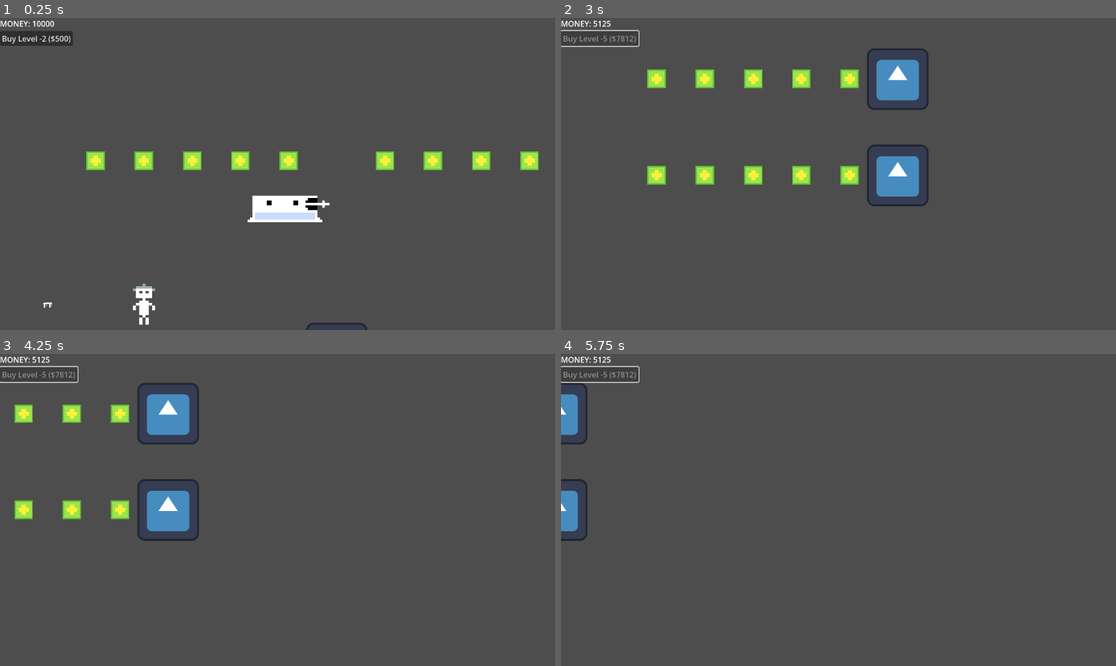
Above: before the commit, frames 1-4 (two rows, left to right).
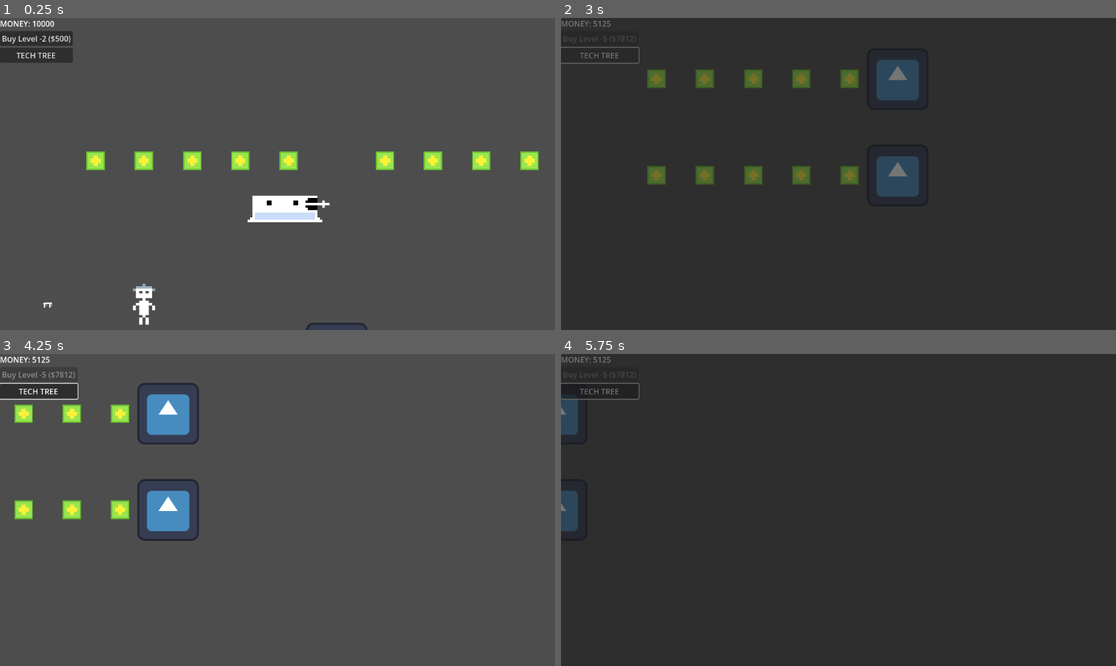
Above: after the commit, the same moments.

Repository: RomanPoschl/incremental-bunker-vs-zombies
Game: Godot game, scene res://game.tscn
Two runs of this game, one before a commit and one after it. Both use one fixed random seed, a clock stepped at 60 frames per second and the inputs below. The engine's default icon, where the game draws it, is replaced by a stand-in: a white triangle on a blue panel in a dark square.
Inputs (mouse positions are in pixels of both pictures, inside the frame that each line leads up to):
- Up to frame 1 (0.25 s): no input
- Up to frame 2 (3 s): click "Buy Level -2 ($500)" at 0.5 s; click "Buy Level -3 ($1250)" at 1.25 s; click "Buy Level -4 ($3125)" at 2 s; click (599, 55) at 2.75 s, where only the run after the commit has a clickable "TECH TREE"
- Up to frame 3 (4.25 s): tap Enter at 3.5 s; move the mouse to (399, 494) at 3.52 s; hold Right (ui_right) from 3.53 s (still down); click (399, 494) at 3.67 s
- Up to frame 4 (5.75 s): release Right (ui_right) at 4.25 s; drag from (727, 525) to (810, 572) at 4.27 s; tap Space at 5 s; move the mouse to (894, 441) at 5.02 s; hold Right (ui_right) from 5.03 s (still down); click (894, 441) at 5.17 s

The runs differ from the first frame. In frame 1, 0.6% of the frame differs, in the area x 0-14%, y 9-15%; in frame 2, 99%; in frame 3, 0.9%; in frame 4, 99%, in the area x 0-100%, y 0-100%.

Commit message:
TechTree

Diff:
--- a/Singletons/Events.gd
+++ b/Singletons/Events.gd
@@ -8,3 +8,5 @@
 signal level_purchased(new_camera_y_pos)
 
 signal upgrade_purchased(upgrade_id, new_value)
+
+signal tech_node_clicked(upgrade_id: String)
--- a/Singletons/player_resources.gd
+++ b/Singletons/player_resources.gd
@@ -121,3 +121,17 @@
         print("Purchased %s. New value: %s" % [data.name, data.current_value])
     else:
         print("Not enough money for %s" % data.name)
+
+func is_upgrade_available(upgrade_id: String) -> bool:
+    if not upgrade_data.has(upgrade_id): return false
+    var data = upgrade_data[upgrade_id]
+
+    if data.prerequisite == null:
+        return true
+
+    var parent_id = data.prerequisite.upgrade_id
+    if upgrade_data.has(parent_id):
+        var parent_data = upgrade_data[parent_id]
+        return parent_data.level > 1
+
+    return false
--- /dev/null
+++ b/UI/TechTreeNode.tscn
@@ -0,0 +1,26 @@
+[gd_scene load_steps=2 format=3 uid="uid://b0jup28jmpex7"]
+
+[ext_resource type="Script" uid="uid://dwmfdfebqldh8" path="res://UI/tech_tree_node.gd" id="1_ghupx"]
+
+[node name="TechTreeNode" type="Button"]
+custom_minimum_size = Vector2(64, 64)
+anchors_preset = 8
+anchor_left = 0.5
+anchor_top = 0.5
+anchor_right = 0.5
+anchor_bottom = 0.5
+offset_left = -32.0
+offset_top = -32.0
+offset_right = 32.0
+offset_bottom = 32.0
+grow_horizontal = 2
+grow_vertical = 2
+script = ExtResource("1_ghupx")
+
+[node name="TextureRect" type="TextureRect" parent="."]
+layout_mode = 1
+anchors_preset = 15
+anchor_right = 1.0
+anchor_bottom = 1.0
+grow_horizontal = 2
+grow_vertical = 2
--- /dev/null
+++ b/UI/TechUpgradePopup.tscn
@@ -0,0 +1,42 @@
+[gd_scene load_steps=2 format=3 uid="uid://b1en8rl10h7ag"]
+
+[ext_resource type="Script" uid="uid://ubx3c8jhnoxn" path="res://UI/tech_upgrade_popup.gd" id="1_h4ar0"]
+
+[node name="TechUpgradePopup" type="PanelContainer"]
+anchors_preset = 8
+anchor_left = 0.5
+anchor_top = 0.5
+anchor_right = 0.5
+anchor_bottom = 0.5
+offset_left = -10.0
+offset_top = -46.5
+offset_right = 10.0
+offset_bottom = 46.5
+grow_horizontal = 2
+grow_vertical = 2
+script = ExtResource("1_h4ar0")
+
+[node name="VBoxContainer" type="VBoxContainer" parent="."]
+layout_mode = 2
+
+[node name="TitleLabel" type="Label" parent="VBoxContainer"]
+layout_mode = 2
+
+[node name="IconRect" type="TextureRect" parent="VBoxContainer"]
+layout_mode = 2
+
+[node name="DescLabel" type="Label" parent="VBoxContainer"]
+layout_mode = 2
+
+[node name="CostLabel" type="Label" parent="VBoxContainer"]
+layout_mode = 2
+
+[node name="HBoxContainer" type="HBoxContainer" parent="VBoxContainer"]
+layout_mode = 2
+
+[node name="BuyButton" type="Button" parent="VBoxContainer/HBoxContainer"]
+layout_mode = 2
+
+[node name="CloseButton" type="Button" parent="VBoxContainer/HBoxContainer"]
+layout_mode = 2
+text = "Close"
--- a/UI/game_ui.gd
+++ b/UI/game_ui.gd
@@ -1,6 +1,8 @@
 extends CanvasLayer
 
 @onready var container = $VBoxContainer
+@onready var tech_tree = $TechTree
+
 var money_label: Label
 var ammo_labels: Dictionary = {}
 
@@ -17,7 +19,12 @@
 
     buy_level_button = Button.new()
     container.add_child(buy_level_button)
-    buy_level_button.pressed.connect(_on_buy_level_pressed)
+    buy_level_button.pressed.connect(func(): PlayerResources.purchase_new_level())
+
+    var btn = Button.new()
+    btn.text = "TECH TREE"
+    btn.pressed.connect(func(): tech_tree.visible = !tech_tree.visible)
+    container.add_child(btn)
 
     Events.request_build_menu.connect(_on_build_menu_requested)
 
@@ -42,9 +49,6 @@
 
         var label = ammo_labels[ammo_type]
         label.text = "%s: %s" % [ammo_type.display_name.capitalize(), amount]
-
-func _on_buy_level_pressed():
-    PlayerResources.purchase_new_level()
 
 func _on_build_menu_requested(plot_id):
     active_plot_id = plot_id
--- /dev/null
+++ b/UI/tech_tree.gd
@@ -0,0 +1,83 @@
+extends PanelContainer
+
+@export var node_scene: PackedScene
+@export var popup_scene: PackedScene
+
+@onready var graph_container = $ViewPort/GraphContainer # A Control node for spacing
+var popup_instance
+
+var is_panning: bool = false
+var current_zoom: float = 1.0
+const MIN_ZOOM: float = 0.5
+const MAX_ZOOM: float = 2.0
+
+func _ready():
+    mouse_filter = Control.MOUSE_FILTER_STOP
+
+    # Create the popup once
+    popup_instance = popup_scene.instantiate()
+    popup_instance.visible = false
+    add_child(popup_instance) # Add on top of tree
+
+    Events.upgrade_purchased.connect(func(_id, _val): queue_redraw())
+    Events.tech_node_clicked.connect(_on_node_clicked)
+
+    # Defer generation to ensure data is ready
+    call_deferred("_generate_tree")
+
+func _generate_tree():
+    # Clear old
+    for child in graph_container.get_children():
+        child.queue_free()
+
+    # Spawn Nodes
+    for id in PlayerResources.upgrade_data:
+        var data = PlayerResources.upgrade_data[id]
+        var node = node_scene.instantiate()
+
+        # Position (Arbitrary scale factor 150px)
+        node.position = data.grid_position * 150.0
+
+        graph_container.add_child(node)
+        node.setup(id)
+
+    graph_container.position = size / 2
+
+func _draw():
+    # (Optional) Draw lines between nodes here using grid_position logic
+    pass
+
+func _on_node_clicked(upgrade_id: String):
+    popup_instance.open(upgrade_id)
+
+func _gui_input(event):
+    # --- PANNING (Middle Mouse or Right Mouse) ---
+    if event is InputEventMouseButton:
+        if event.button_index == MOUSE_BUTTON_MIDDLE or event.button_index == MOUSE_BUTTON_RIGHT:
+            if event.pressed:
+                is_panning = true
+            else:
+                is_panning = false
+
+        # --- ZOOMING (Mouse Wheel) ---
+        if event.button_index == MOUSE_BUTTON_WHEEL_UP:
+            _apply_zoom(0.1, event.position)
+        if event.button_index == MOUSE_BUTTON_WHEEL_DOWN:
+            _apply_zoom(-0.1, event.position)
+
+    # --- DRAG MOVEMENT ---
+    if event is InputEventMouseMotion and is_panning:
+        graph_container.position += event.relative
+
+func _apply_zoom(amount: float, center_point: Vector2):
+    var old_zoom = current_zoom
+    current_zoom = clamp(current_zoom + amount, MIN_ZOOM, MAX_ZOOM)
+
+    # Zoom scaling
+    graph_container.scale = Vector2(current_zoom, current_zoom)
+
+    # Logic to zoom towards the mouse cursor (Optional polish)
+    # For simple zoom, just scaling is enough, but this keeps mouse focused:
+    var zoom_factor = current_zoom / old_zoom
+    var local_mouse = (center_point - graph_container.position)
+    graph_container.position -= local_mouse * (zoom_factor - 1.0)
--- /dev/null
+++ b/UI/tech_tree.tscn
@@ -0,0 +1,24 @@
+[gd_scene load_steps=4 format=3 uid="uid://cmayogem252gy"]
+
+[ext_resource type="Script" uid="uid://diiefmtclsnsq" path="res://UI/tech_tree.gd" id="1_q55t8"]
+[ext_resource type="PackedScene" uid="uid://b0jup28jmpex7" path="res://UI/TechTreeNode.tscn" id="2_eievx"]
+[ext_resource type="PackedScene" uid="uid://b1en8rl10h7ag" path="res://UI/TechUpgradePopup.tscn" id="3_bm82s"]
+
+[node name="TechTree" type="PanelContainer"]
+anchors_preset = 15
+anchor_right = 1.0
+anchor_bottom = 1.0
+grow_horizontal = 2
+grow_vertical = 2
+script = ExtResource("1_q55t8")
+node_scene = ExtResource("2_eievx")
+popup_scene = ExtResource("3_bm82s")
+
+[node name="ViewPort" type="Control" parent="."]
+layout_mode = 2
+
+[node name="GraphContainer" type="Control" parent="ViewPort"]
+layout_mode = 1
+anchors_preset = 0
+offset_right = 1152.0
+offset_bottom = 648.0
--- /dev/null
+++ b/UI/tech_tree_node.gd
@@ -0,0 +1,18 @@
+extends Button
+
+var upgrade_id: String
+
+func setup(id: String):
+    upgrade_id = id
+    var data = PlayerResources.upgrade_data[id]
+
+    if data.icon:
+        $TextureRect.texture = data.icon
+
+    if not PlayerResources.is_upgrade_available(id) and not data.is_unlocked:
+        modulate = Color(0.5, 0.5, 0.5)
+
+    pressed.connect(_on_pressed)
+
+func _on_pressed():
+    Events.tech_node_clicked.emit(upgrade_id)
--- /dev/null
+++ b/UI/tech_upgrade_popup.gd
@@ -0,0 +1,41 @@
+extends PanelContainer
+
+@onready var title_label = $VBoxContainer/TitleLabel
+@onready var icon_rect = $VBoxContainer/IconRect
+@onready var desc_label = $VBoxContainer/DescLabel
+@onready var cost_label = $VBoxContainer/CostLabel
+@onready var buy_button = $VBoxContainer/HBoxContainer/BuyButton
+@onready var close_button = $VBoxContainer/HBoxContainer/CloseButton
+
+var current_upgrade_id: String = ""
+
+func _ready():
+    close_button.pressed.connect(func(): visible = false)
+    buy_button.pressed.connect(_on_buy_pressed)
+
+func open(upgrade_id: String):
+    current_upgrade_id = upgrade_id
+    var data = PlayerResources.upgrade_data[upgrade_id]
+    var cost = PlayerResources.get_upgrade_cost(upgrade_id)
+
+    # Populate UI
+    title_label.text = "%s (Lvl %d)" % [data.name, data.level]
+    desc_label.text = data.description
+    icon_rect.texture = data.icon
+    cost_label.text = "Cost: $%d" % cost
+
+    # Button State
+    buy_button.text = "Research"
+    if PlayerResources.money < cost:
+        buy_button.disabled = true
+    elif not PlayerResources.is_upgrade_available(upgrade_id):
+        buy_button.disabled = true
+        cost_label.text = "Locked (Requires %s)" % data.prerequisite.name
+    else:
+        buy_button.disabled = false
+
+    visible = true
+
+func _on_buy_pressed():
+    PlayerResources.purchase_upgrade(current_upgrade_id)
+    open(current_upgrade_id) # Refresh UI (Level up, new cost)
--- a/UI/upgrade_button.tscn
+++ b/UI/upgrade_button.tscn
@@ -3,9 +3,15 @@
 [ext_resource type="Script" uid="uid://bxww44pmmgau3" path="res://UI/upgrade_button.gd" id="1_xoo7y"]
 
 [node name="UpgradeButton" type="PanelContainer"]
-anchors_preset = 15
-anchor_right = 1.0
-anchor_bottom = 1.0
+anchors_preset = 8
+anchor_left = 0.5
+anchor_top = 0.5
+anchor_right = 0.5
+anchor_bottom = 0.5
+offset_left = -6.5
+offset_top = -11.5
+offset_right = 6.5
+offset_bottom = 11.5
 grow_horizontal = 2
 grow_vertical = 2
 script = ExtResource("1_xoo7y")
--- a/data/upgrade_data.gd
+++ b/data/upgrade_data.gd
@@ -3,11 +3,21 @@
 @export var category: String
 @export var upgrade_id: String
 @export var name: String
+@export var icon: Texture2D
+@export_multiline var description: String
+
+@export_group("Tech Tree Requirements")
+@export var prerequisite: UpgradeData
+@export var grid_position: Vector2i
+
+@export_group("Costs & Values")
 @export var base_cost: int = 100
 @export var cost_multiplier: float = 1.5
 @export var base_value: float = 0.0
 @export var value_multiplier: float = 1.0
 @export var value_additive: float = 0.0
+
+var is_unlocked: bool = false
 
 var level: int = 1
 var current_value: float = 0.0
--- a/data/upgrades/production_speed.tres
+++ b/data/upgrades/production_speed.tres
@@ -1,5 +1,6 @@
-[gd_resource type="Resource" script_class="UpgradeData" load_steps=2 format=3 uid="uid://dnuku004k0fvs"]
+[gd_resource type="Resource" script_class="UpgradeData" load_steps=3 format=3 uid="uid://dnuku004k0fvs"]
 
+[ext_resource type="Resource" uid="uid://drmtqe32cn71l" path="res://data/upgrades/factory_inventory.tres" id="1_5pda4"]
 [ext_resource type="Script" uid="uid://cb07htxranda6" path="res://data/upgrade_data.gd" id="1_8waqc"]
 
 [resource]
@@ -11,4 +12,6 @@
 cost_multiplier = 2.0
 base_value = 0.5
 value_multiplier = 0.85
+prerequisite = ExtResource("1_5pda4")
+grid_position = Vector2i(1, 0)
 metadata/_custom_type_script = "uid://cb07htxranda6"
--- a/data/upgrades/worker_capacity.tres
+++ b/data/upgrades/worker_capacity.tres
@@ -1,5 +1,6 @@
-[gd_resource type="Resource" script_class="UpgradeData" load_steps=2 format=3 uid="uid://c63vdqn6q21j8"]
+[gd_resource type="Resource" script_class="UpgradeData" load_steps=3 format=3 uid="uid://c63vdqn6q21j8"]
 
+[ext_resource type="Resource" uid="uid://dv6p1s8ml2qp1" path="res://data/upgrades/worker_walking_speed.tres" id="1_ngyfo"]
 [ext_resource type="Script" uid="uid://cb07htxranda6" path="res://data/upgrade_data.gd" id="1_nnio3"]
 
 [resource]
@@ -11,4 +12,6 @@
 cost_multiplier = 2.0
 base_value = 3.0
 value_additive = 1.0
+prerequisite = ExtResource("1_ngyfo")
+grid_position = Vector2i(1, 1)
 metadata/_custom_type_script = "uid://cb07htxranda6"
--- a/data/upgrades/worker_walking_speed.tres
+++ b/data/upgrades/worker_walking_speed.tres
@@ -11,4 +11,5 @@
 cost_multiplier = 1.8
 base_value = 75.0
 value_multiplier = 1.25
+grid_position = Vector2i(0, 1)
 metadata/_custom_type_script = "uid://cb07htxranda6"
--- a/game.tscn
+++ b/game.tscn
@@ -17,6 +17,7 @@
 [ext_resource type="Script" uid="uid://detfoj3egjuwl" path="res://UI/worker_upgrade_panel.gd" id="14_80cx4"]
 [ext_resource type="Script" uid="uid://cu7mhan1xkrlv" path="res://player_input.gd" id="15_7sc4i"]
 [ext_resource type="PackedScene" uid="uid://m84y6mnr8d6" path="res://UI/upgrade_button.tscn" id="15_e8heu"]
+[ext_resource type="PackedScene" uid="uid://cmayogem252gy" path="res://UI/tech_tree.tscn" id="16_rvswv"]
 
 [sub_resource type="Environment" id="Environment_7jktm"]
 background_mode = 1
@@ -94,6 +95,9 @@
 [node name="HBoxContainer" type="HBoxContainer" parent="GameUI/BuildMenu"]
 layout_mode = 2
 
+[node name="TechTree" parent="GameUI" instance=ExtResource("16_rvswv")]
+visible = false
+
 [node name="Camera2D" type="Camera2D" parent="."]
 position = Vector2(577, 27)
 script = ExtResource("13_215e1")
Not shown, added: UI/tech_tree.gd.uid
Not shown, added: UI/tech_tree_node.gd.uid
Not shown, added: UI/tech_upgrade_popup.gd.uid
Not shown: 1 places in game.tscn that only renumber resources
